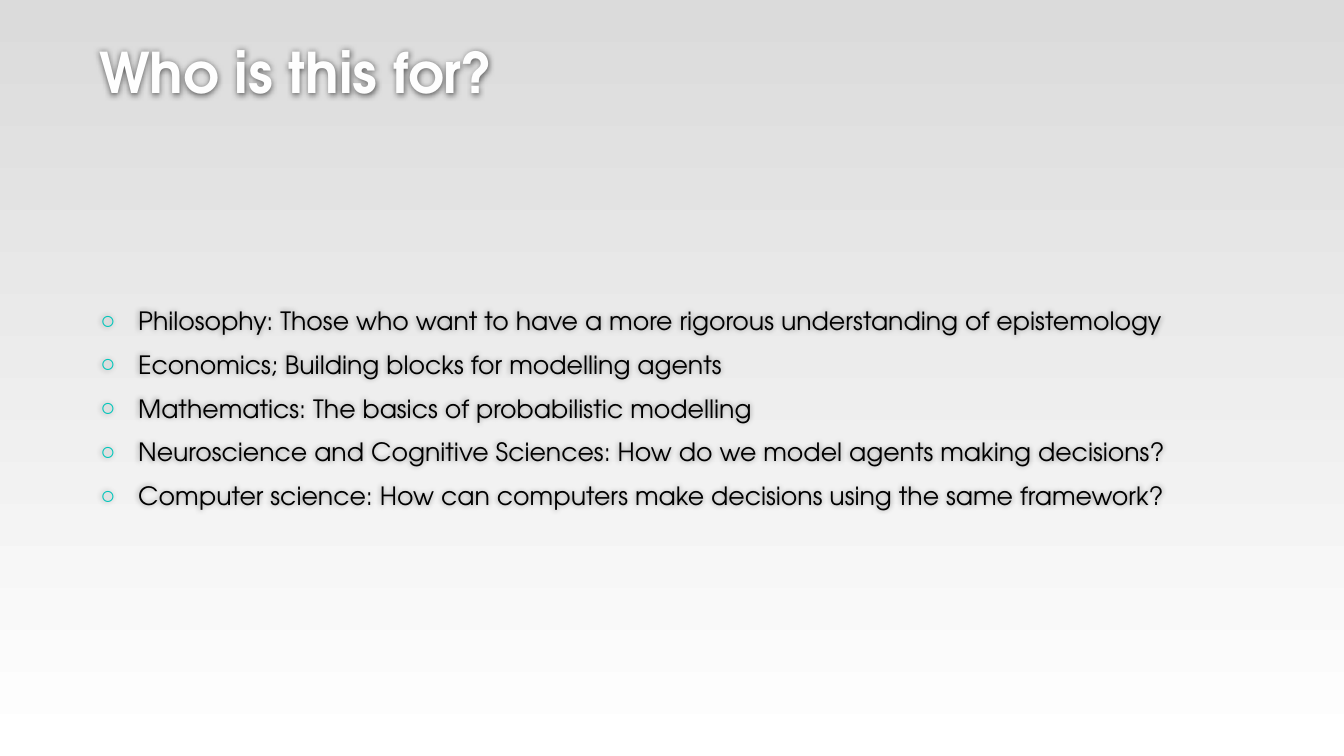
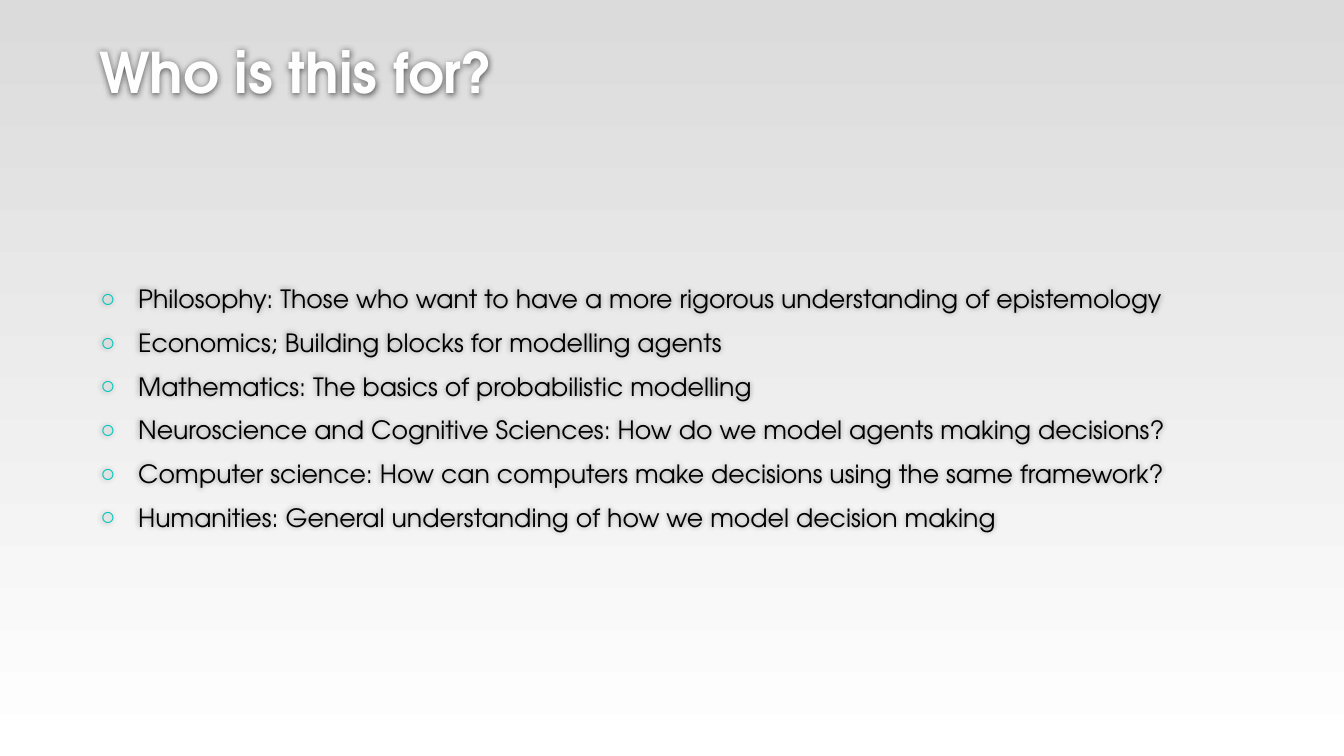
Before and after one commit to diomavro/PHD, a slide deck: slide 4 of Teaching/Milestone/Uncertainty/UncertaintyShoppingLecture.pptx. Drawn at 1344x756 pixels with LibreOffice and Linux fonts; fonts in the diff are those of the drawing; background and template pictures are left out. Boxes give left, top, right and bottom in pixels: in the first picture for what was removed or moved away, otherwise in the second. Text is boxed around its words. In the diff, an @@ line names an element or a change of style, - is before the commit and + after.

```diff
--- a/Teaching/Milestone/Uncertainty/UncertaintyShoppingLecture.pptx
+++ b/Teaching/Milestone/Uncertainty/UncertaintyShoppingLecture.pptx
@@ text at box(138, 508, 996, 533): paragraph added @@
+○ Humanities: General understanding of how we model decision making
```
Also in this commit, not shown: 52 other files.
